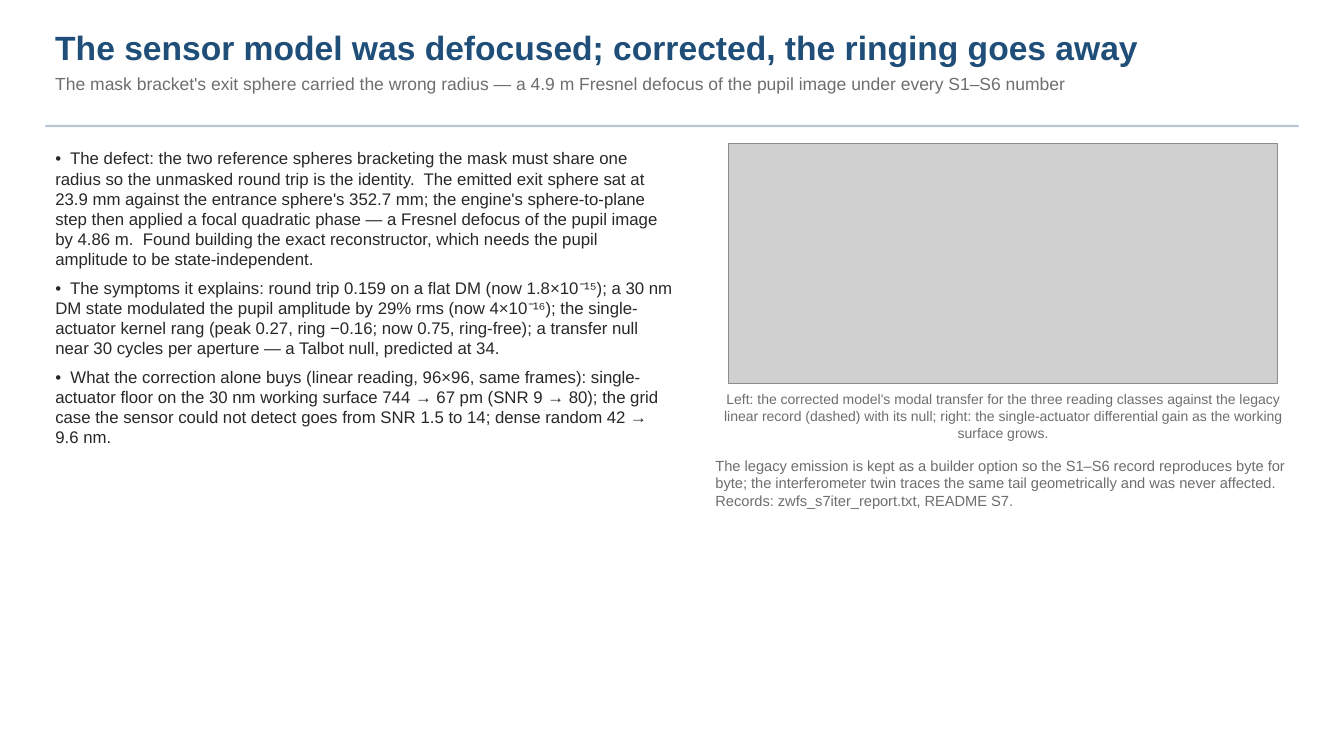
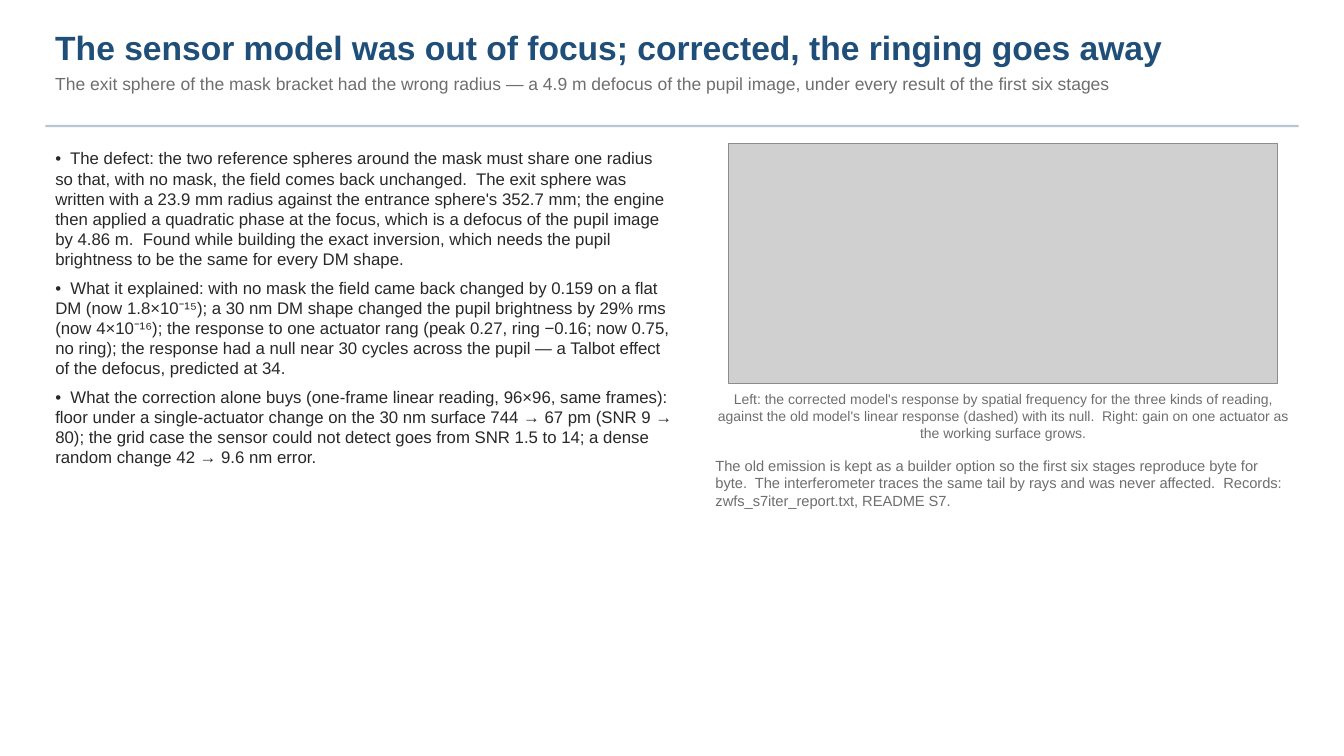
Before and after one commit to nasa-jpl/macos, a slide deck: slide 7 of demo_session/deck_zwfs.pptx (slide 6 before the commit). Drawn at 1344x756 pixels with LibreOffice and Linux fonts; fonts in the diff are those of the drawing; grey boxes stand for pictures. Boxes give left, top, right and bottom in pixels: in the first picture for what was removed or moved away, otherwise in the second. Text is boxed around its words. In the diff, an @@ line names an element or a change of style, - is before the commit and + after.

Commit message:
deck_zwfs fold 3b (Dave's review): plain-words pass on every slide; scoring definitions slide (gain/floor/SNR/working surface/state); range slide states accuracy after calibration and whether calibration can absorb the gain change; photons per state defined; slide refs = pptx numbers

```diff
--- a/demo_session/deck_zwfs.pptx
+++ b/demo_session/deck_zwfs.pptx
@@ text at (x1=55, y1=35, x2=1162, y2=94): text changed @@
-The sensor model was defocused; corrected, the ringing goes away
-The mask bracket's exit sphere carried the wrong radius — a 4.9 m Fresnel defocus of the pupil image under every S1–S6 number
+The sensor model was out of focus; corrected, the ringing goes away
+The exit sphere of the mask bracket had the wrong radius — a 4.9 m defocus of the pupil image, under every result of the first six stages
@@ text at (x1=55, y1=152, x2=669, y2=467): text changed @@
-• The defect: the two reference spheres bracketing the mask must share one radius so the unmasked round trip is the identity. The emitted exit sphere sat at 23.9 mm against the entrance sphere's 352.7 mm; the engine's sphere-to-plane step then applied a focal quadratic phase — a Fresnel defocus of the pupil image by 4.86 m. Found building the exact reconstructor, which needs the pupil amplitude to be state-independent.
-• The symptoms it explains: round trip 0.159 on a flat DM (now 1.8×10⁻¹⁵); a 30 nm DM state modulated the pupil amplitude by 29% rms (now 4×10⁻¹⁶); the single-actuator kernel rang (peak 0.27, ring −0.16; now 0.75, ring-free); a transfer null near 30 cycles per aperture — a Talbot null, predicted at 34.
-• What the correction alone buys (linear reading, 96×96, same frames): single-actuator floor on the 30 nm working surface 744 → 67 pm (SNR 9 → 80); the grid case the sensor could not detect goes from SNR 1.5 to 14; dense random 42 → 9.6 nm.
+• The defect: the two reference spheres around the mask must share one radius so that, with no mask, the field comes back unchanged. The exit sphere was written with a 23.9 mm radius against the entrance sphere's 352.7 mm; the engine then applied a quadratic phase at the focus, which is a defocus of the pupil image by 4.86 m. Found while building the exact inversion, which needs the pupil brightness to be the same for every DM shape.
+• What it explained: with no mask the field came back changed by 0.159 on a flat DM (now 1.8×10⁻¹⁵); a 30 nm DM shape changed the pupil brightness by 29% rms (now 4×10⁻¹⁶); the response to one actuator rang (peak 0.27, ring −0.16; now 0.75, no ring); the response had a null near 30 cycles across the pupil — a Talbot effect of the defocus, predicted at 34.
+• What the correction alone buys (one-frame linear reading, 96×96, same frames): floor under a single-actuator change on the 30 nm surface 744 → 67 pm (SNR 9 → 80); the grid case the sensor could not detect goes from SNR 1.5 to 14; a dense random change 42 → 9.6 nm error.
@@ text at (x1=718, y1=394, x2=1289, y2=441): text changed @@
-Left: the corrected model's modal transfer for the three reading classes against the legacy linear record (dashed) with its null; right: the single-actuator differential gain as the working surface grows.
+Left: the corrected model's response by spatial frequency for the three kinds of reading, against the old model's linear response (dashed) with its null. Right: gain on one actuator as the working surface grows.
@@ text at (x1=715, y1=460, x2=1281, y2=509): text changed @@
-The legacy emission is kept as a builder option so the S1–S6 record reproduces byte for byte; the interferometer twin traces the same tail geometrically and was never affected. Records: zwfs_s7iter_report.txt, README S7.
+The old emission is kept as a builder option so the first six stages reproduce byte for byte. The interferometer traces the same tail by rays and was never affected. Records: zwfs_s7iter_report.txt, README S7.
```
Also in this commit, not shown: 18 other slides changed, 1 slide added, 1 other file.
